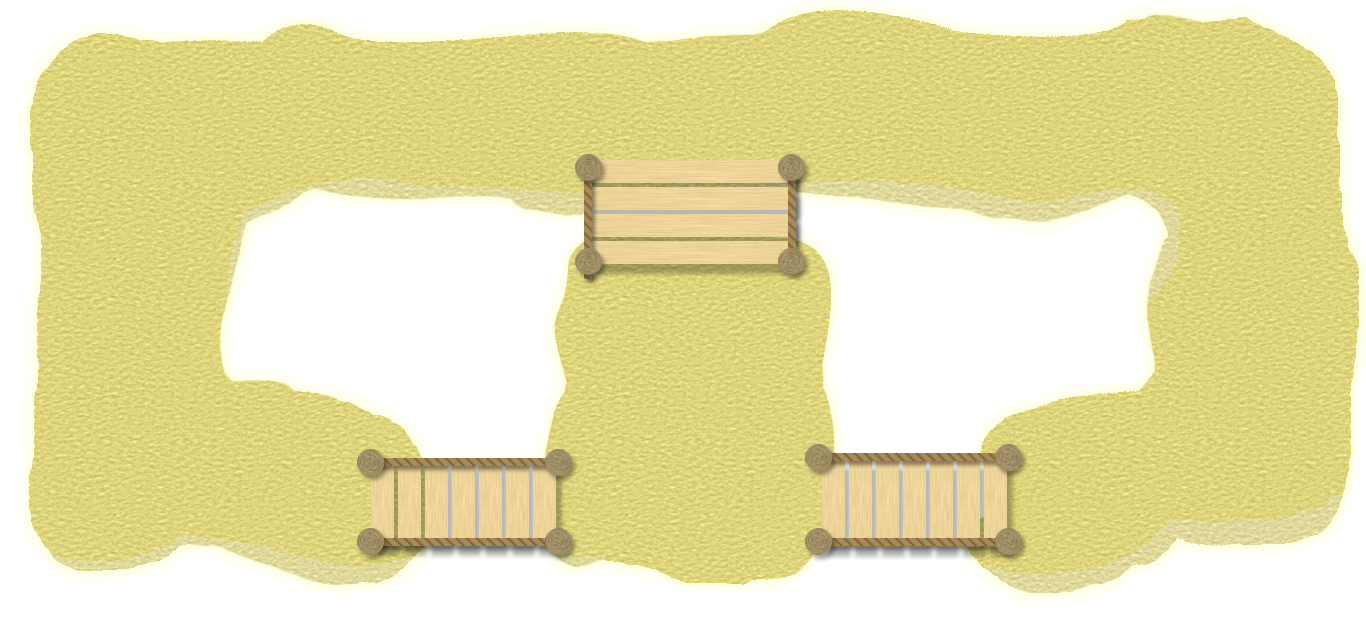
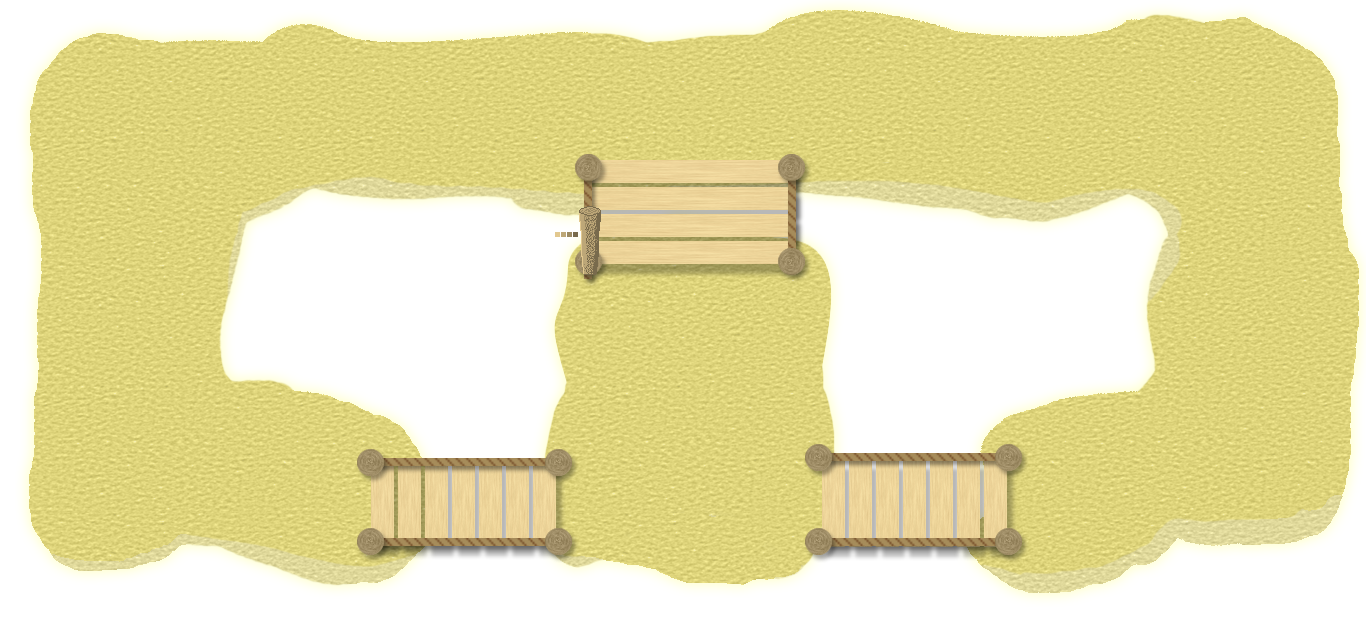
The second w=1366, h=622 image is a revision of the first. Changes to its layers:
added layer "Layer 1" above "Posts" over [555, 206, 601, 275]
